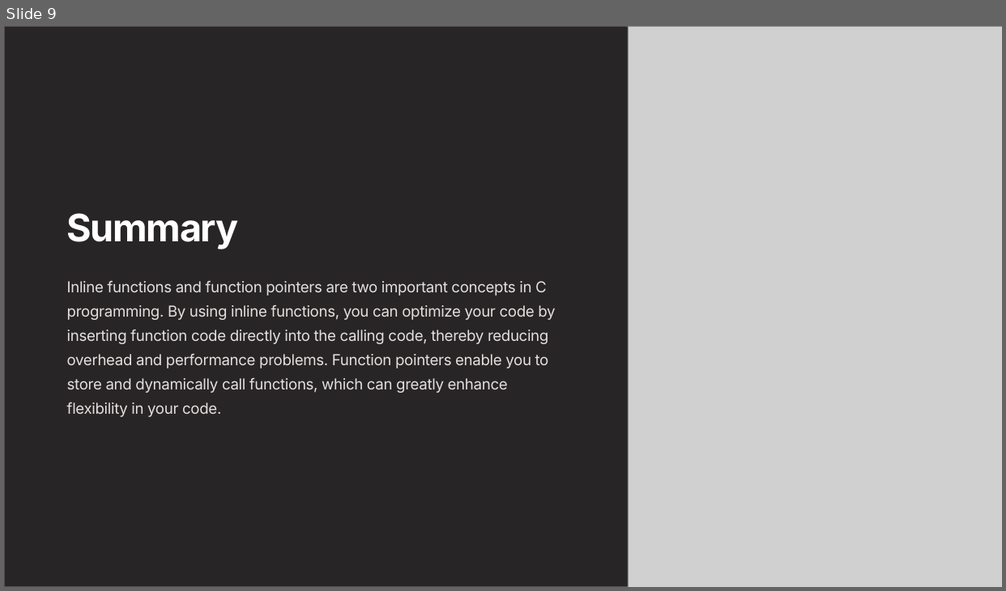
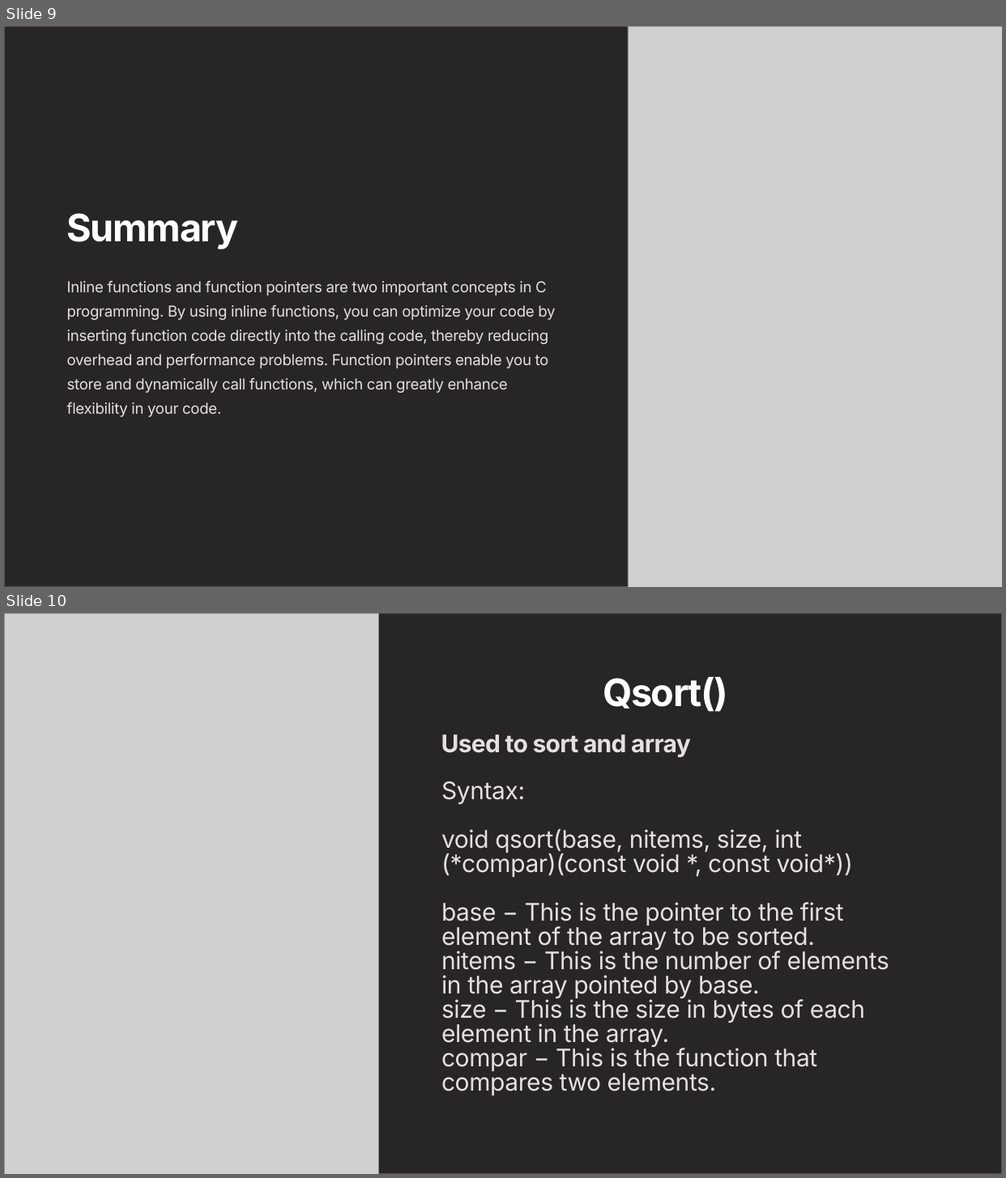
Before and after one commit to user992199/Chitkara_August_G7, a slide deck: Introduction-to-Inline-Functions-and-Function-Pointers-in-C.pptx. Shown one above the other, each under a label of ours: slide 9 before the commit, slides 9 and 10 after it. The pictures are 1006x591 and 1006x1178 pixels, drawn with LibreOffice and Linux fonts; fonts in the diff are those of the drawing; grey boxes stand for pictures. Boxes give left, top, right and bottom in pixels: in the first picture for what was removed or moved away, otherwise in the second. Text is boxed around its words. In the diff, an @@ line names an element or a change of style, - is before the commit and + after.

```diff
--- a/Introduction-to-Inline-Functions-and-Function-Pointers-in-C.pptx
+++ b/Introduction-to-Inline-Functions-and-Function-Pointers-in-C.pptx
@@ slide 10 added at (4, 613, 1002, 1174), background #FFFFFF @@
@@ rectangle added at (4, 613, 1002, 1174), fill #272525, outline #565151 1.09 pt @@
@@ picture added at (4, 613, 378, 1174) @@
@@ text added at (603, 677, 728, 712), 43.8 pt, text #FFFFFF, bold @@
+Qsort()
@@ text added at (441, 735, 691, 757), 28 pt, text #E5E0DF, bold @@
+Used to sort and array
@@ text added at (441, 781, 889, 1096), 28 pt, text #E5E0DF @@
+Syntax:
+void qsort(base, nitems, size, int (*compar)(const void *, const void*))
+base − This is the pointer to the first element of the array to be sorted.
+nitems − This is the number of elements in the array pointed by base.
+size − This is the size in bytes of each element in the array.
+compar − This is the function that compares two elements.
```
Also in this commit, not shown: 1 slide changed, 1 other slide added.
